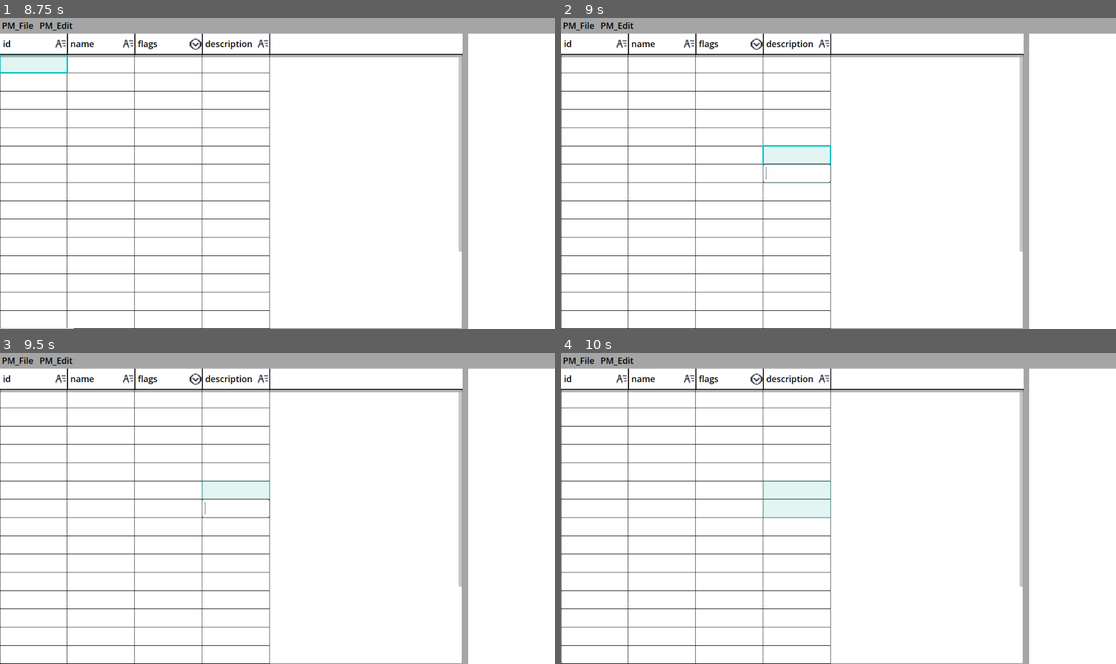
Above: before the commit, frames 1-4 (two rows, left to right).
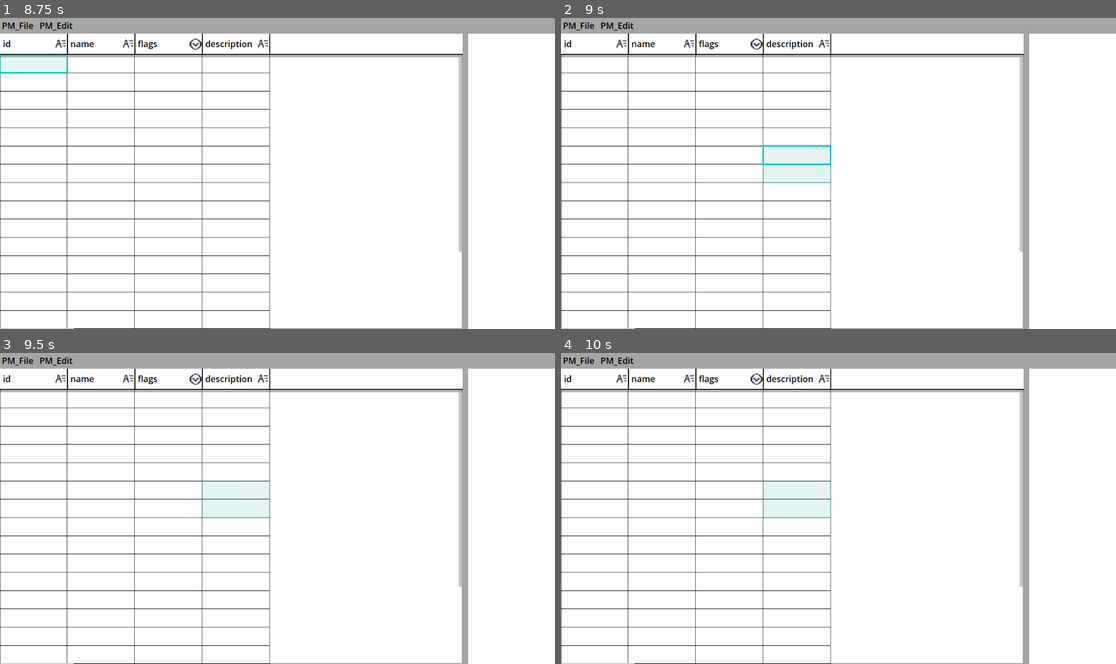
Above: after the commit, the same moments.

Repository: CoolDove/tabro
Game: Godot game, scene res://main.tscn
Two runs of this game, one before a commit and one after it. Both use one fixed random seed, a clock stepped at 60 frames per second and the inputs below.
Inputs (mouse positions are in pixels of both pictures, inside the frame that each line leads up to):
- Up to frame 1 (8.75 s): click "Add New Record" at 0.5 s; click "Add New Record" at 1.25 s; click "Add New Record" at 2 s; click "Add New Record" at 2.75 s; click "Add New Record" at 3.5 s; click "Add New Record" at 4.25 s; click "Add New Record" at 5 s; click "Add New Record" at 5.75 s; click "Add New Record" at 6.5 s; click "Add New Record" at 7.25 s; click "Add New Record" at 8 s
- Up to frame 2 (9 s): tap Enter at 8.75 s; drag from (794, 182) to (894, 105) at 8.77 s
- Up to frame 3 (9.5 s): no input
- Up to frame 4 (10 s): tap Space at 9.5 s; drag from (594, 377) to (810, 570) at 9.52 s

Frame 1 is identical in both runs. In frame 2, 0.7% of the frame differs, in the area x 0-49%, y 46-100%; in frame 3, 0.7%; in frame 4, less than 0.1%.

Commit message:
bugfixes

Diff:
--- a/scenes/cell_value_editor/cell_value_editor_option.tscn
+++ b/scenes/cell_value_editor/cell_value_editor_option.tscn
@@ -5,6 +5,7 @@
 script/source = "extends OptionButton
 
 func _ready() -> void:
+	add_item(\"\", 0) # Default item
 	focus_exited.connect(func():
 		queue_free()
 	)
@@ -15,7 +16,8 @@
 	if e is InputEventMouseButton:
 		print(\"received a mouse btn event when size %s, lmpos: %s.\" % [size, get_local_mouse_position()])
 		if not Rect2(Vector2.ZERO, size).has_point(get_local_mouse_position()):
-			queue_free()
+			print(\"should free this editor\")
+			call_deferred(\"queue_free\")
 "
 
 [node name="CellValueEditorOption" type="OptionButton"]
@@ -24,4 +26,5 @@
 anchor_bottom = 1.0
 grow_horizontal = 2
 grow_vertical = 2
+allow_reselect = true
 script = SubResource("GDScript_8xc3v")
--- a/scenes/table_edit.gd
+++ b/scenes/table_edit.gd
@@ -202,9 +202,14 @@
 		else:
 			match event.button_index:
 				MOUSE_BUTTON_LEFT:
-					if event.is_pressed() and is_hover_cell_valid:
-						select_anchor = hover_cell
-						_update_select(Rect2i(hover_cell, Vector2i.ZERO))
+					_update_hover()
+					if is_hover_cell_valid:
+						if event.is_pressed():
+							select_anchor = hover_cell
+							print("update select: ", hover_cell)
+							_update_select(Rect2i(hover_cell, Vector2i.ZERO))
+						else:
+							_open_cell_edit(hover_cell.y, hover_cell.x)
 		_update_hover()
 
 var _watch_mem_interval : float
@@ -260,19 +265,9 @@
 func _update_select(new_select_region: Rect2i):
 	select_region = new_select_region
 	grid.queue_redraw()
-	if Main.instance:
-		# var inspector = Main.request_inspector() # You can add_child to this inspector. But maybe not for a normal value cell.
-		if new_select_region.size == Vector2i.ZERO:
-			var cell = select_region.position
-			var data_row_idx = cell.y
-			var data_col_idx = cell.x
-			var cellctrl = _get_cellctrl_from_hover_cell(hover_cell)
-			_open_cell_edit(cellctrl, data_row_idx, data_col_idx)
-
-func _open_field_cell_edit(cell_control: Control, row: int, column: int):
-	pass
-
-func _open_cell_edit(cell_control: Control, row: int, column: int):
+
+func _open_cell_edit(row: int, column: int):
+	var cell_control = _get_cellctrl_from_hover_cell(column, row)
 	# To instantiate the quick cell value editor.
 	var fieldinfo = fields[column]
 	if cell_control != null:
@@ -283,9 +278,12 @@
 			editor.global_position = cell_control.global_position + Vector2(-1, -1)
 			for o in fieldinfo.toption_options: editor.add_item(o)
 			editor.item_selected.connect(func(idx:int):
-				var item = fieldinfo.toption_options[idx]
-				data.records[row][column] = item
-				_update_cell_value(cell_control, column, row, item)
+				var option_idx = idx - 1
+				var value = ""
+				if option_idx > -1:
+					value = fieldinfo.toption_options[option_idx]
+				data.records[row][column] = value
+				_update_cell_value(cell_control, column, row, value)
 				editor.queue_free()
 			)
 		elif fieldinfo.type == Main.FieldType.NUMBER:
@@ -308,15 +306,15 @@
 				call_deferred("refresh")
 			)
 
-func _get_cellctrl_from_hover_cell(hover: Vector2i) -> Control:
+func _get_cellctrl_from_hover_cell(column: int, row: int) -> Control:
 	if data == null:
 		return null
-	if hover.x < 0 or hover.y < 0 or hover.y > data.records.size() - 1 or hover.x > fields.size() - 1:
+	if column < 0 or row < 0 or row > data.records.size() - 1 or column > fields.size() - 1:
 		return null
-	var linectnr = grid.get_child(hover.y - visible_begin)
+	var linectnr = grid.get_child(row - visible_begin)
 	if linectnr == null:
 		return null
-	return linectnr.get_child(hover.x) as Control
+	return linectnr.get_child(column) as Control
 
 func refresh():
 	if data == null:
@@ -381,7 +379,7 @@
 		)
 		cellctrl.field_type = field.type
 		cellctrl.set_meta("field_index", fidx)
-		print("refresh field label: %s of type %s" % [field.name, field.type])
+		#print("refresh field label: %s of type %s" % [field.name, field.type])
 
 	var visible_record_count = min(\
 			visible_end - visible_begin, data.records.size() - visible_begin
